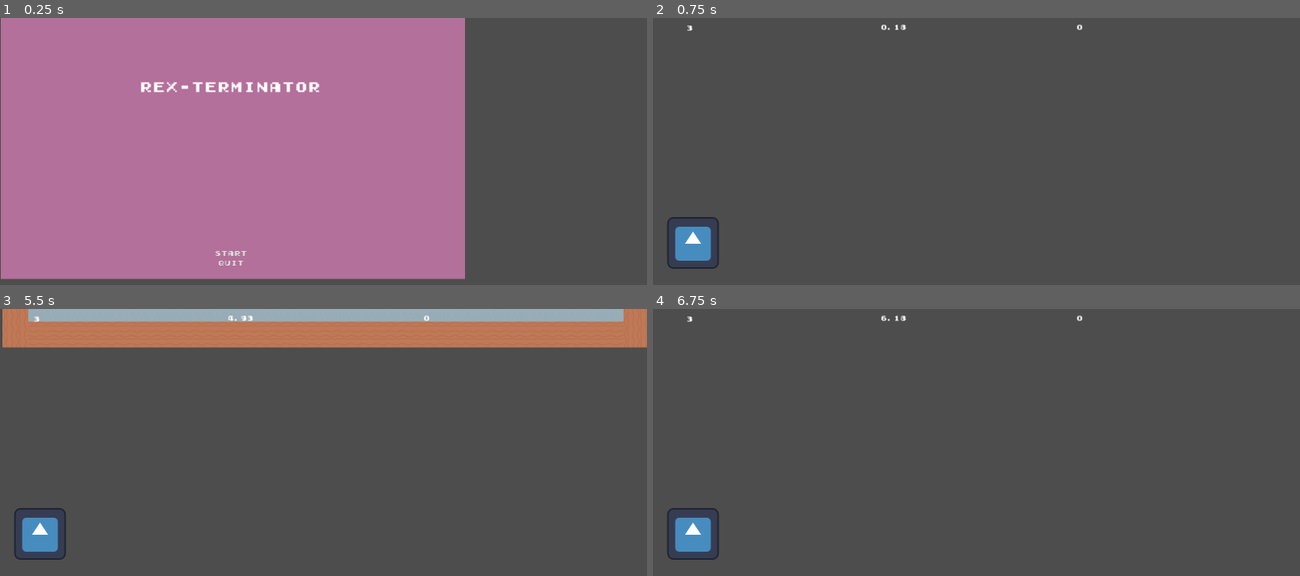
Above: before the commit, frames 1-4 (two rows, left to right).
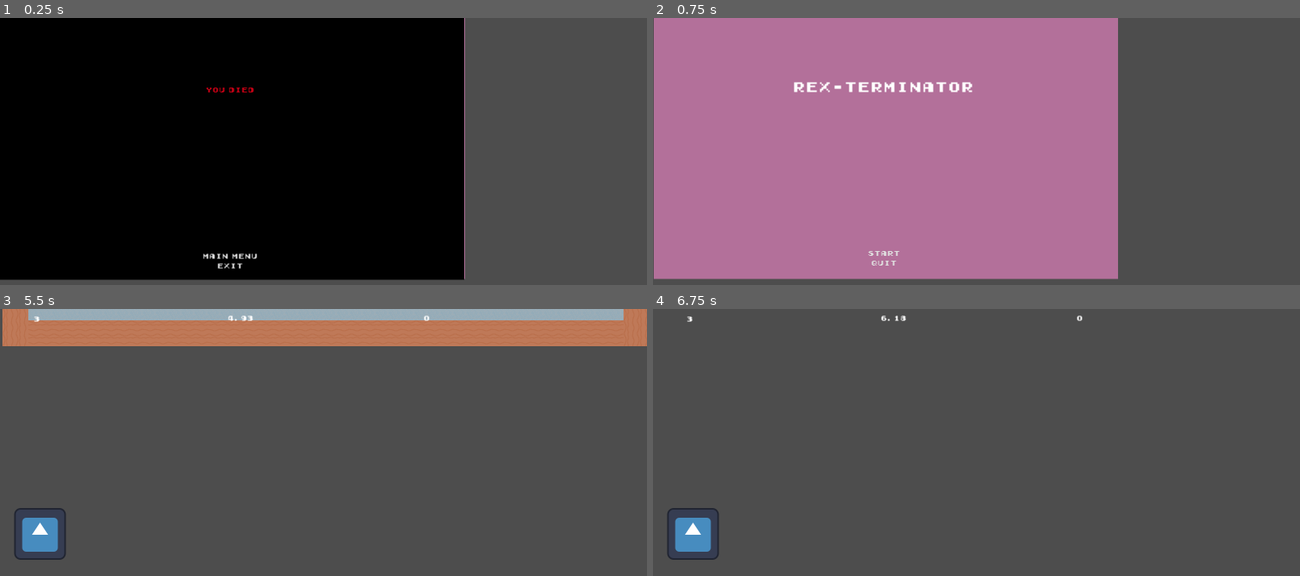
Above: after the commit, the same moments.

Repository: deruitda/ludum-dare-56
Game: Godot game, scene res://scenes/core/main.tscn
Two runs of this game, one before a commit and one after it. Both use one fixed random seed, a clock stepped at 60 frames per second and the inputs below. The engine's default icon, where the game draws it, is replaced by a stand-in: a white triangle on a blue panel in a dark square.
Inputs (mouse positions are in pixels of both pictures, inside the frame that each line leads up to):
- Up to frame 1 (0.25 s): no input
- Up to frame 2 (0.75 s): click (885, 255) at 0.5 s, where only the run after the commit has a clickable "Main Menu"
- Up to frame 3 (5.5 s): click (232, 543) at 1.25 s, where only the run after the commit has a clickable "Start"; tap Enter at 2, 3.5, 5 s; move the mouse to (465, 471) at 2.02 s; hold D (move_right) 2.03-3.53 s; click (465, 471) at 2.1 s; tap Space (jump) at 2.27, 2.75, 3.02, 4.25, 4.52, 5.27 s; move the mouse to (194, 509) at 2.77 s; click (194, 509) at 2.85 s; move the mouse to (388, 410) at 3.52 s; hold A (move_left) 3.53-4.28 s; click (388, 410) at 3.6 s; move the mouse to (291, 562) at 4.27 s; hold D (move_right) from 4.28 s (still down); click (291, 562) at 4.35 s; move the mouse to (517, 546) at 5.02 s; click (517, 546) at 5.1 s
- Up to frame 4 (6.75 s): move the mouse to (782, 437) at 5.77 s; release D (move_right) at 5.78 s; hold A (move_left) 5.78-6.53 s; click (782, 437) at 5.85 s; tap Space (jump) at 6.02 s; move the mouse to (1008, 490) at 6.52 s; hold D (move_right) from 6.53 s (still down); click (1008, 490) at 6.6 s

The runs differ from the first frame. In frame 1, 70% of the frame differs, in the area x 0-72%, y 0-99%; in frame 2, 70%; in frame 3, 1.2%; in frame 4, nothing differs.

Commit message:
add game over menu

Diff:
--- a/assets/themes/default_theme.tres
+++ b/assets/themes/default_theme.tres
@@ -15,7 +15,7 @@
 [resource]
 default_font = ExtResource("1_7mkb5")
 default_font_size = 16
-Button/colors/font_focus_color = Color(0.126204, 0.562872, 0.585997, 1)
+Button/colors/font_focus_color = Color(0.208007, 0.418579, 0.381529, 1)
 Button/colors/font_hover_color = Color(0.310671, 0.962527, 0.901412, 1)
 Button/colors/font_pressed_color = Color(0, 0.321445, 0.321977, 1)
 Button/styles/disabled = SubResource("StyleBoxEmpty_rjm50")
--- a/globals/signal_bus.gd
+++ b/globals/signal_bus.gd
@@ -4,6 +4,8 @@
 
 signal player_kill()
 
+signal player_died()
+
 signal start_game()
 
 signal create_bullet(bullet: Bullet)
--- a/level_loader.gd
+++ b/level_loader.gd
@@ -9,7 +9,6 @@
 
 func on_load_level() -> void:
 	add_child(current_level.instantiate())
-	print("hei")
 
 # Called every frame. 'delta' is the elapsed time since the previous frame.
 func _process(delta: float) -> void:
--- /dev/null
+++ b/scenes/core/game_over_menu.gd
@@ -0,0 +1,28 @@
+extends Control
+
+
+@onready var buttons_v_box = $ButtonsVbox
+
+func _ready() -> void:
+	focus_button()
+
+func _on_retry_button_pressed() -> void:
+	SignalBus.start_game.emit()
+	hide()
+
+func _on_exit_button_pressed() -> void:
+	get_tree().quit()
+
+func _on_visibility_changed() -> void:
+	if visible:
+		focus_button()
+
+func focus_button() -> void:
+	if buttons_v_box:
+		var button: Button = buttons_v_box.get_child(0)
+		if button is Button:
+			button.grab_focus()
+
+# Called every frame. 'delta' is the elapsed time since the previous frame.
+func _process(delta: float) -> void:
+	pass
--- /dev/null
+++ b/scenes/core/game_over_menu.tscn
@@ -0,0 +1,73 @@
+[gd_scene load_steps=4 format=3 uid="uid://bbtb7mkc3panm"]
+
+[ext_resource type="Theme" uid="uid://cxwyw4x8t5r2v" path="res://assets/themes/default_theme.tres" id="1_n3ry4"]
+[ext_resource type="Script" path="res://scenes/core/game_over_menu.gd" id="2_ullbi"]
+
+[sub_resource type="LabelSettings" id="LabelSettings_6o87w"]
+font_color = Color(0.786067, 0, 0.0773542, 1)
+
+[node name="GameOverMenu" type="Control"]
+layout_mode = 3
+anchors_preset = 0
+offset_right = 40.0
+offset_bottom = 40.0
+theme = ExtResource("1_n3ry4")
+script = ExtResource("2_ullbi")
+
+[node name="ColorRect" type="ColorRect" parent="."]
+layout_mode = 1
+anchors_preset = 15
+anchor_right = 1.0
+anchor_bottom = 1.0
+offset_right = 1108.0
+offset_bottom = 607.0
+grow_horizontal = 2
+grow_vertical = 2
+color = Color(0, 0, 0, 1)
+
+[node name="MarginContainer" type="MarginContainer" parent="."]
+layout_mode = 0
+offset_right = 1143.0
+offset_bottom = 655.0
+theme_override_constants/margin_left = 32
+theme_override_constants/margin_top = 32
+theme_override_constants/margin_right = 32
+theme_override_constants/margin_bottom = 32
+
+[node name="VBoxContainer" type="VBoxContainer" parent="MarginContainer"]
+layout_mode = 2
+
+[node name="Label" type="Label" parent="MarginContainer/VBoxContainer"]
+layout_mode = 2
+size_flags_vertical = 3
+text = "You died"
+label_settings = SubResource("LabelSettings_6o87w")
+horizontal_alignment = 1
+vertical_alignment = 1
+
+[node name="ButtonsVBox" type="VBoxContainer" parent="MarginContainer/VBoxContainer"]
+unique_name_in_owner = true
+layout_mode = 2
+size_flags_vertical = 10
+
+[node name="RetryButton" type="Button" parent="MarginContainer/VBoxContainer/ButtonsVBox"]
+layout_mode = 2
+focus_neighbor_top = NodePath("../ExitButton")
+focus_neighbor_bottom = NodePath("../ExitButton")
+focus_next = NodePath("../ExitButton")
+focus_previous = NodePath("../ExitButton")
+text = "Main Menu
+"
+
+[node name="ExitButton" type="Button" parent="MarginContainer/VBoxContainer/ButtonsVBox"]
+layout_mode = 2
+focus_neighbor_top = NodePath("../RetryButton")
+focus_neighbor_bottom = NodePath("../RetryButton")
+focus_next = NodePath("../RetryButton")
+focus_previous = NodePath("../RetryButton")
+text = "Exit
+"
+
+[connection signal="visibility_changed" from="." to="." method="_on_visibility_changed"]
+[connection signal="pressed" from="MarginContainer/VBoxContainer/ButtonsVBox/RetryButton" to="." method="_on_retry_button_pressed"]
+[connection signal="pressed" from="MarginContainer/VBoxContainer/ButtonsVBox/ExitButton" to="." method="_on_exit_button_pressed"]
--- a/scenes/core/main.tscn
+++ b/scenes/core/main.tscn
@@ -1,10 +1,11 @@
-[gd_scene load_steps=6 format=3 uid="uid://3tbnum67fnc7"]
+[gd_scene load_steps=7 format=3 uid="uid://3tbnum67fnc7"]
 
 [ext_resource type="PackedScene" uid="uid://56t0wxwth7ya" path="res://scenes/core/ui.tscn" id="1_7wot7"]
 [ext_resource type="PackedScene" uid="uid://dva4inhwc7dta" path="res://scenes/core/world.tscn" id="2_6cr2y"]
 [ext_resource type="Script" path="res://scenes/core/ui.gd" id="2_ho8lm"]
 [ext_resource type="PackedScene" path="res://scenes/core/start_menu.tscn" id="3_dmdf0"]
 [ext_resource type="Script" path="res://scenes/core/world.gd" id="4_6guud"]
+[ext_resource type="PackedScene" uid="uid://bbtb7mkc3panm" path="res://scenes/core/game_over_menu.tscn" id="4_yxcp2"]
 
 [node name="Main" type="Node2D"]
 
@@ -13,5 +14,7 @@
 
 [node name="StartMenu" parent="Ui" instance=ExtResource("3_dmdf0")]
 
+[node name="GameOverMenu2" parent="Ui" instance=ExtResource("4_yxcp2")]
+
 [node name="World" parent="." instance=ExtResource("2_6cr2y")]
 script = ExtResource("4_6guud")
